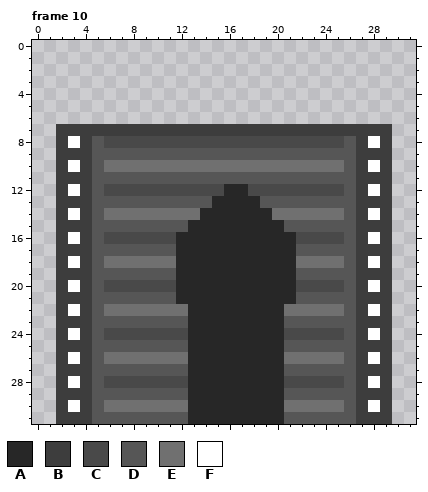
Two states of a pixel-art file, Assets/Sprites/Conveyors/End Conv/up end conv.aseprite. The first picture shows the starting point.
32x32 pixels, 10 frames. Shown: frame 10. The commit also changed other frames, which this record leaves out.
Palette (. is transparent): A #272727  B #3d3d3d  C #494949  D #565656  E #707070  F #ffffff
And afterwards:
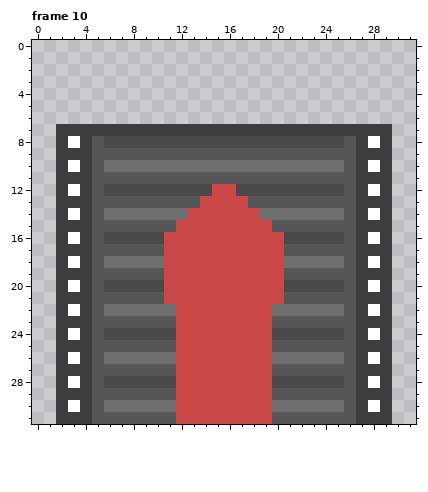
Edits made:
Colour A changes from #272727 to #cb4848.
Frame 10, layer "Layer 7":
Colour A replaces colour C in row 12 at x 15; in row 16 at x 11; in row 20 at x 11; in row 24 at x 12; in row 28 at x 12.
Colour A replaces colour D in row 13 at x 14; in row 15 at x 12; in row 17 at x 11; in row 19 at x 11; in row 21 at x 11; in row 23 at x 12.
Colour A replaces colour D in row 25 at x 12; in row 27 at x 12; in row 29 at x 12; in row 31 at x 12.
Colour A replaces colour E in row 14 at x 13; in row 18 at x 11; in row 22 at x 12; in row 26 at x 12; in row 30 at x 12.
Colour C replaces colour A in row 12 at x 17; in row 16 at x 21; in row 20 at x 21; in row 24 at x 20; in row 28 at x 20.
Colour D replaces colour A in row 13 at x 18; in row 15 at x 20; in row 17 at x 21; in row 19 at x 21; in row 21 at x 21; in row 23 at x 20.
Colour D replaces colour A in row 25 at x 20; in row 27 at x 20; in row 29 at x 20; in row 31 at x 20.
Colour E replaces colour A in row 14 at x 19; in row 18 at x 21; in row 22 at x 20; in row 26 at x 20; in row 30 at x 20.
Changed places in both pictures, as pixel boxes (x1, y1, x2, y2):
changed: (164, 184, 296, 424)
